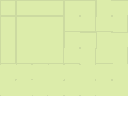
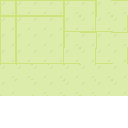
Revision of a layered 128x128 image; what changed, layer by layer:
added layer "conifer copy" (overlay, 50%) above "conifer" over [0, 0, 128, 96]
showed "bordered" over [0, 0, 128, 96]
renamed "Layer 0" to "clear", hid it over [0, 0, 128, 96]
